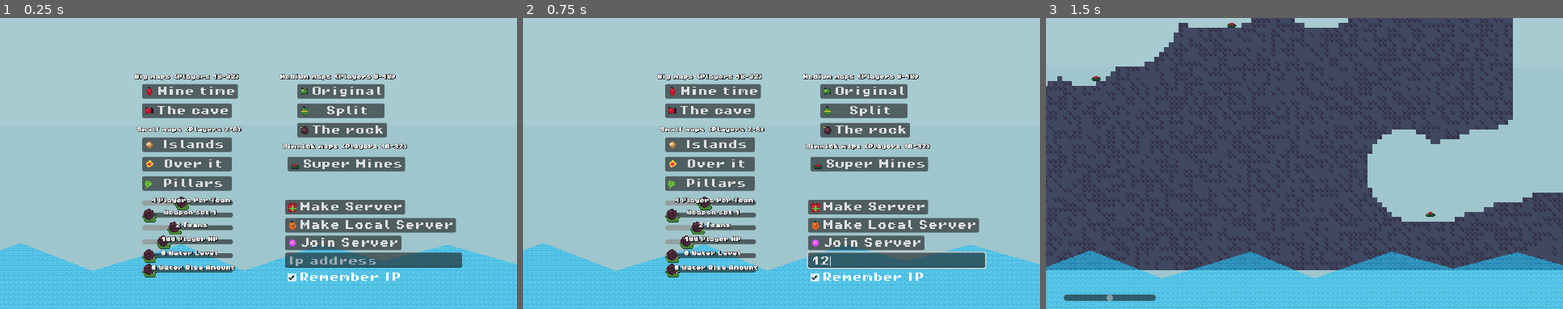
Above: before the commit, frames 1-3 (left to right).
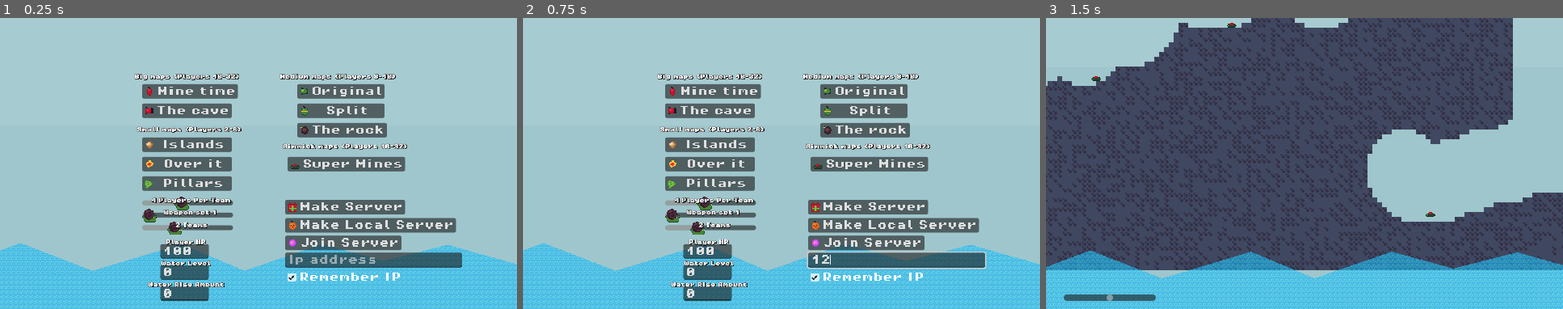
Above: after the commit, the same moments.

Repository: codingbanana21/Snail-Wars
Game: Godot game, scene res://scenes/main_menu.tscn
Same seed, same stepped clock (60 frames per second), same inputs: the game is played once before the commit and once after it.
Inputs (mouse positions are in pixels of both pictures, inside the frame that each line leads up to):
- Up to frame 1 (0.25 s): no input
- Up to frame 2 (0.75 s): click (895, 259) at 0.52 s; type "12" at 0.6 s
- Up to frame 3 (1.5 s): click "Mine time" at 1.25 s

The runs differ from the first frame. In frame 1, 2.5% of the frame differs, in the area x 27-73%, y 74-98%; in frame 2, 2.4%; in frame 3, nothing differs.

Commit message:
Small chanages

Diff:
--- a/scenes/main_menu.tscn
+++ b/scenes/main_menu.tscn
@@ -234,70 +234,65 @@
 text = "2 teams"
 label_settings = ExtResource("3_1ajci")
 
-[node name="PlayerHPHSlider" type="HSlider" parent="Menu/Settings" unique_id=1590794834]
-unique_name_in_owner = true
-offset_left = -192.0
-offset_top = -59.0
-offset_right = -42.0
-offset_bottom = -35.0
-theme_override_icons/grabber = ExtResource("6_j7ex8")
-theme_override_icons/grabber_highlight = ExtResource("7_a8gd2")
-min_value = 1.0
-max_value = 500.0
-value = 100.0
-rounded = true
-
-[node name="PlayerHPLabel" type="Label" parent="Menu/Settings" unique_id=1672681100]
-unique_name_in_owner = true
-offset_left = -161.0
-offset_top = -55.0
-offset_right = 27.0
-offset_bottom = -39.0
-scale = Vector2(0.5, 0.5)
-text = "100 Player HP"
-label_settings = ExtResource("3_1ajci")
-
-[node name="WaterLevelHSlider" type="HSlider" parent="Menu/Settings" unique_id=1434262133]
-unique_name_in_owner = true
-offset_left = -192.0
-offset_top = -36.0
-offset_right = -42.0
-offset_bottom = -12.0
-theme_override_icons/grabber = ExtResource("6_j7ex8")
-theme_override_icons/grabber_highlight = ExtResource("7_a8gd2")
-max_value = 500.0
-rounded = true
-
-[node name="WaterLevelLabel" type="Label" parent="Menu/Settings" unique_id=428435350]
-unique_name_in_owner = true
-offset_left = -161.0
-offset_top = -32.0
-offset_right = 27.0
-offset_bottom = -16.0
-scale = Vector2(0.5, 0.5)
-text = "0 Water Level"
-label_settings = ExtResource("3_1ajci")
-
-[node name="WaterRiseHSlide" type="HSlider" parent="Menu/Settings" unique_id=1397876005]
-unique_name_in_owner = true
-offset_left = -192.0
-offset_top = -12.0
-offset_right = -42.0
-offset_bottom = 12.0
-theme_override_icons/grabber = ExtResource("6_j7ex8")
-theme_override_icons/grabber_highlight = ExtResource("7_a8gd2")
-max_value = 200.0
-rounded = true
+[node name="PlayerHP" type="LineEdit" parent="Menu/Settings" unique_id=774327031]
+unique_name_in_owner = true
+offset_left = -162.0
+offset_top = -43.0
+offset_right = -82.0
+offset_bottom = -19.0
+theme_override_fonts/font = ExtResource("4_7b55j")
+text = "100"
+
+[node name="PlayerHPLabel" type="Label" parent="Menu/Settings" unique_id=1266939834]
+unique_name_in_owner = true
+offset_left = -189.0
+offset_top = -50.0
+offset_right = 87.0
+offset_bottom = -34.0
+scale = Vector2(0.5, 0.5)
+text = "Player HP"
+label_settings = ExtResource("3_1ajci")
+horizontal_alignment = 1
+
+[node name="WaterLevel" type="LineEdit" parent="Menu/Settings" unique_id=1655597267]
+unique_name_in_owner = true
+offset_left = -162.0
+offset_top = -8.0
+offset_right = -82.0
+offset_bottom = 16.0
+theme_override_fonts/font = ExtResource("4_7b55j")
+text = "0"
+
+[node name="LevelLabel" type="Label" parent="Menu/Settings" unique_id=513843222]
+unique_name_in_owner = true
+offset_left = -189.0
+offset_top = -15.0
+offset_right = 87.0
+offset_bottom = 1.0
+scale = Vector2(0.5, 0.5)
+text = "Water Level"
+label_settings = ExtResource("3_1ajci")
+horizontal_alignment = 1
+
+[node name="WaterRise" type="LineEdit" parent="Menu/Settings" unique_id=216585441]
+unique_name_in_owner = true
+offset_left = -162.0
+offset_top = 27.0
+offset_right = -82.0
+offset_bottom = 51.0
+theme_override_fonts/font = ExtResource("4_7b55j")
+text = "0"
 
 [node name="WaterRiseLabel" type="Label" parent="Menu/Settings" unique_id=2110826948]
 unique_name_in_owner = true
-offset_left = -177.0
-offset_top = -8.0
-offset_right = 99.0
-offset_bottom = 8.0
-scale = Vector2(0.5, 0.5)
-text = "0 Water Rise Amount"
-label_settings = ExtResource("3_1ajci")
+offset_left = -189.0
+offset_top = 20.0
+offset_right = 87.0
+offset_bottom = 36.0
+scale = Vector2(0.5, 0.5)
+text = "Water Rise Amount"
+label_settings = ExtResource("3_1ajci")
+horizontal_alignment = 1
 
 [node name="Multiplayer" type="Node2D" parent="Menu" unique_id=2022603963]
 
@@ -337,7 +332,7 @@
 text = "Join Server"
 icon = ExtResource("13_1ajci")
 
-[node name="IP" type="TextEdit" parent="Menu/Multiplayer" unique_id=25057402]
+[node name="IP" type="LineEdit" parent="Menu/Multiplayer" unique_id=1524088550]
 unique_name_in_owner = true
 offset_left = 44.0
 offset_top = -29.0
--- a/scripts/Mouse.gd
+++ b/scripts/Mouse.gd
@@ -15,6 +15,8 @@
 
 
 func _process(_delta: float) -> void:
+	camera_2d.limit_bottom = Globals.water_level + 64
+
 	if weapon_left >= 0:
 		weapon_label.text = WEAPONS[weapon]+" "+str(weapon_left)
 	else:
--- a/scripts/menu.gd
+++ b/scripts/menu.gd
@@ -3,7 +3,7 @@
 
 @onready var multiplayer_spawner: MultiplayerSpawner = $MultiplayerSpawner
 @onready var menu: Node2D = $Menu
-@onready var ip: TextEdit = %IP
+@onready var ip: LineEdit = %IP
 @onready var ip_check_box: CheckBox = %IPCheckBox
 
 @onready var per_team_h_slider: HSlider = %PerTeamHSlider
@@ -12,12 +12,9 @@
 @onready var weapons_label: Label = %WeaponsLabel
 @onready var teams_h_slider: HSlider = %TeamsHSlider
 @onready var teams_label: Label = %TeamsLabel
-@onready var player_hph_slider: HSlider = %PlayerHPHSlider
-@onready var player_hp_label: Label = %PlayerHPLabel
-@onready var water_level_h_slider: HSlider = %WaterLevelHSlider
-@onready var water_level_label: Label = %WaterLevelLabel
-@onready var water_rise_h_slide: HSlider = %WaterRiseHSlide
-@onready var water_rise_label: Label = %WaterRiseLabel
+@onready var player_hp: LineEdit = %PlayerHP
+@onready var water_level: LineEdit = %WaterLevel
+@onready var water_rise: LineEdit = %WaterRise
 
 const SERVER_PORT = 3100
 const CONNECT_TIMEOUT: float = 5.0
@@ -43,14 +40,9 @@
 		teams_label.text = str(int(teams_h_slider.value)) + " Teams"
 		Globals.number_of_teams = int(teams_h_slider.value)
 
-		player_hp_label.text = str(int(player_hph_slider.value)) + " Player HP"
-		Globals.player_hp = int(player_hph_slider.value)
-
-		water_level_label.text = str(int(water_level_h_slider.value)) + " Water Level"
-		Globals.water_level = -int(water_level_h_slider.value)
-
-		water_rise_label.text = str(int(water_rise_h_slide.value)) + " Water Rise Amount"
-		Globals.water_rise = -int(water_rise_h_slide.value)
+		Globals.player_hp = int(player_hp.text)
+		Globals.water_level = -int(water_level.text)
+		Globals.water_rise = -int(water_rise.text)
 
 
 func make_map(inputs: Dictionary = {"multiplayer":false,
--- a/scripts/projectile.gd
+++ b/scripts/projectile.gd
@@ -137,7 +137,7 @@
 			player.velocity += (player.global_position - global_position) * hit_power * knockback
 
 			if players_projectile and life_steel > 0:
-				parent.heal(int(life_steel * hit_power))
+				parent.heal.rpc(int(life_steel * hit_power))
 
 	if players_projectile:
 		if teleports_player:
